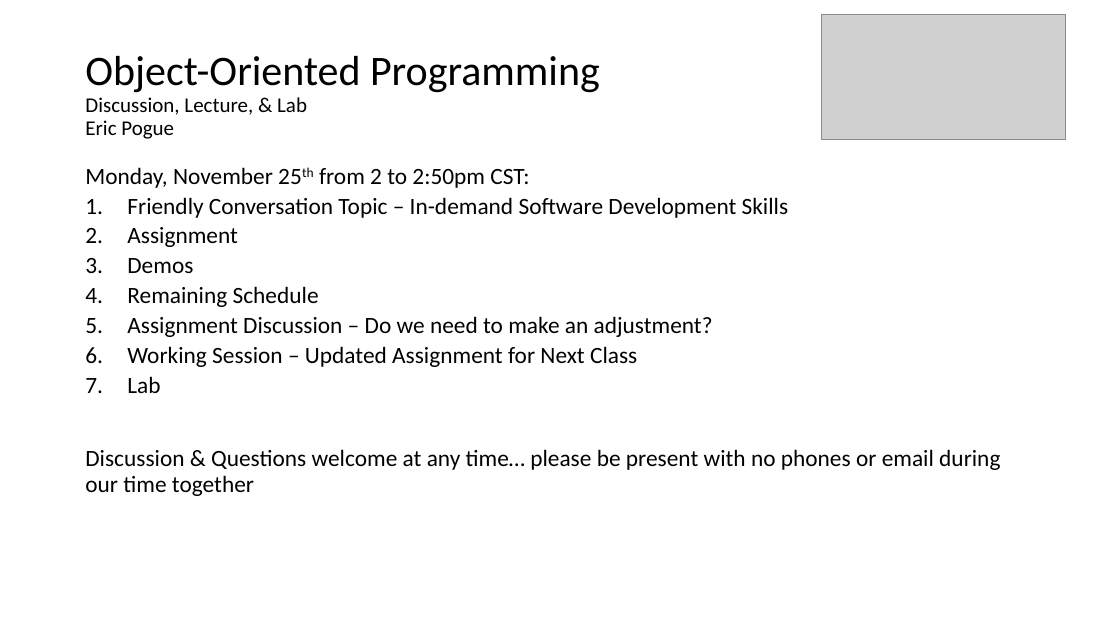
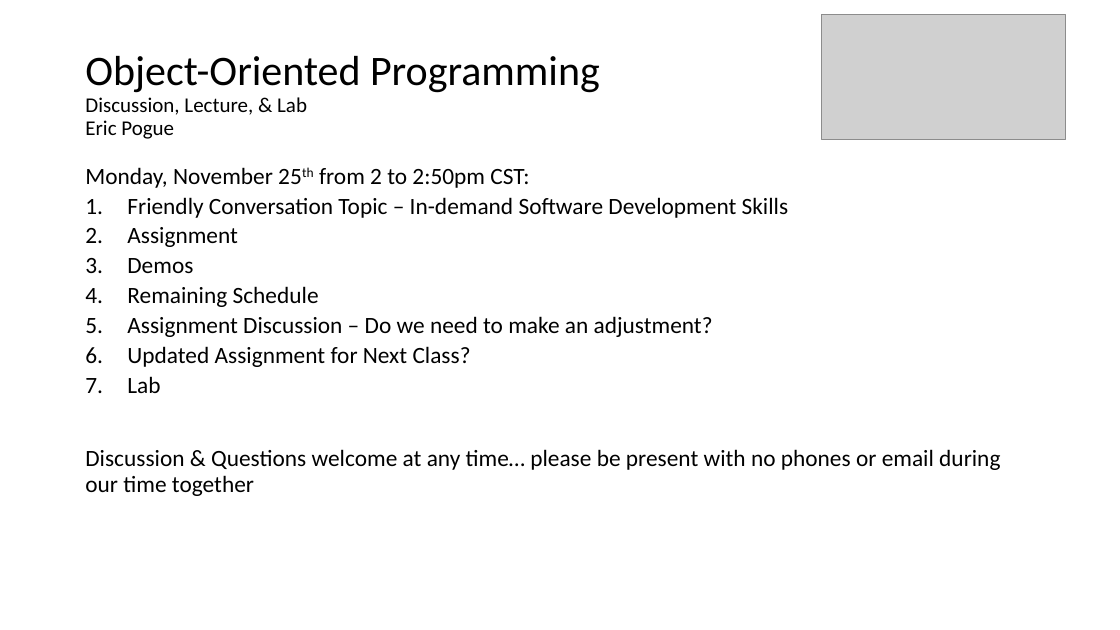
Before and after one commit to EricJPogue/CPSC-24500, a slide deck: slide 1 of lecture-slides/2019-11-25-oop.pptx. Drawn at 1120x630 pixels with LibreOffice and Linux fonts; fonts in the diff are those of the drawing; grey boxes stand for pictures. Boxes give left, top, right and bottom in pixels: in the first picture for what was removed or moved away, otherwise in the second. Text is boxed around its words. In the diff, an @@ line names an element or a change of style, - is before the commit and + after.

```diff
--- a/lecture-slides/2019-11-25-oop.pptx
+++ b/lecture-slides/2019-11-25-oop.pptx
@@ text at (127,346,471,367): text changed @@
-6. Working Session – Updated Assignment for Next Class
+6. Updated Assignment for Next Class?
```
Also in this commit, not shown: 1 other slide changed, 1 slide removed, 2 other files.
